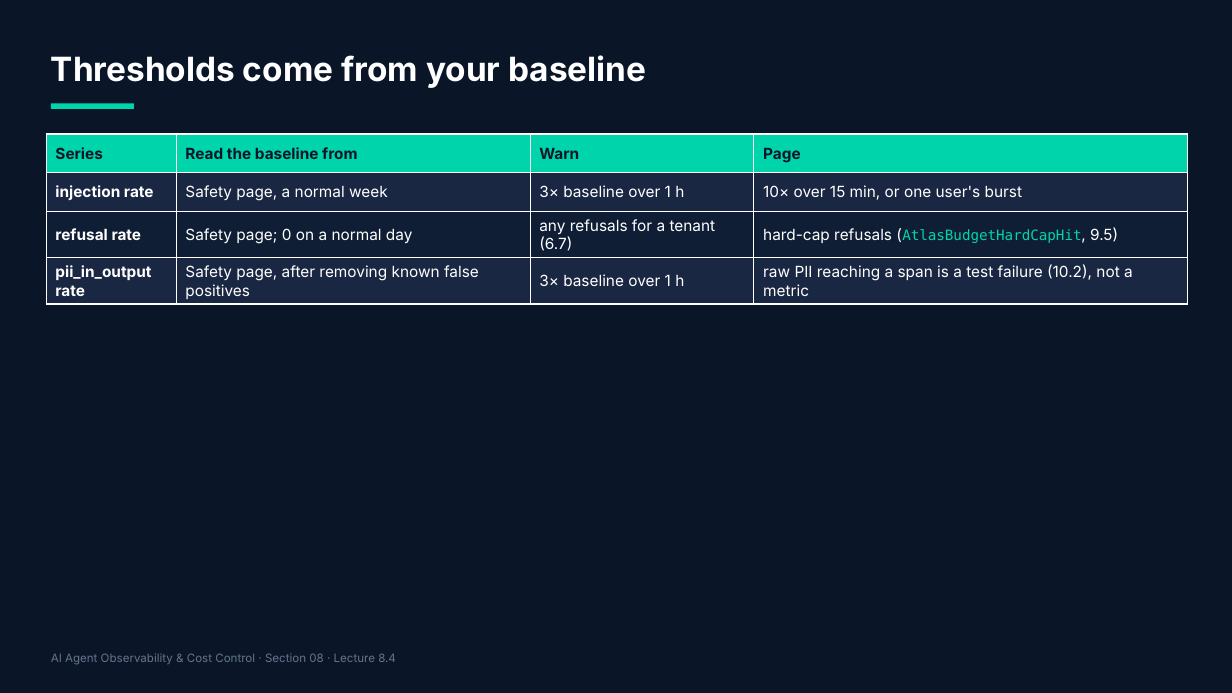
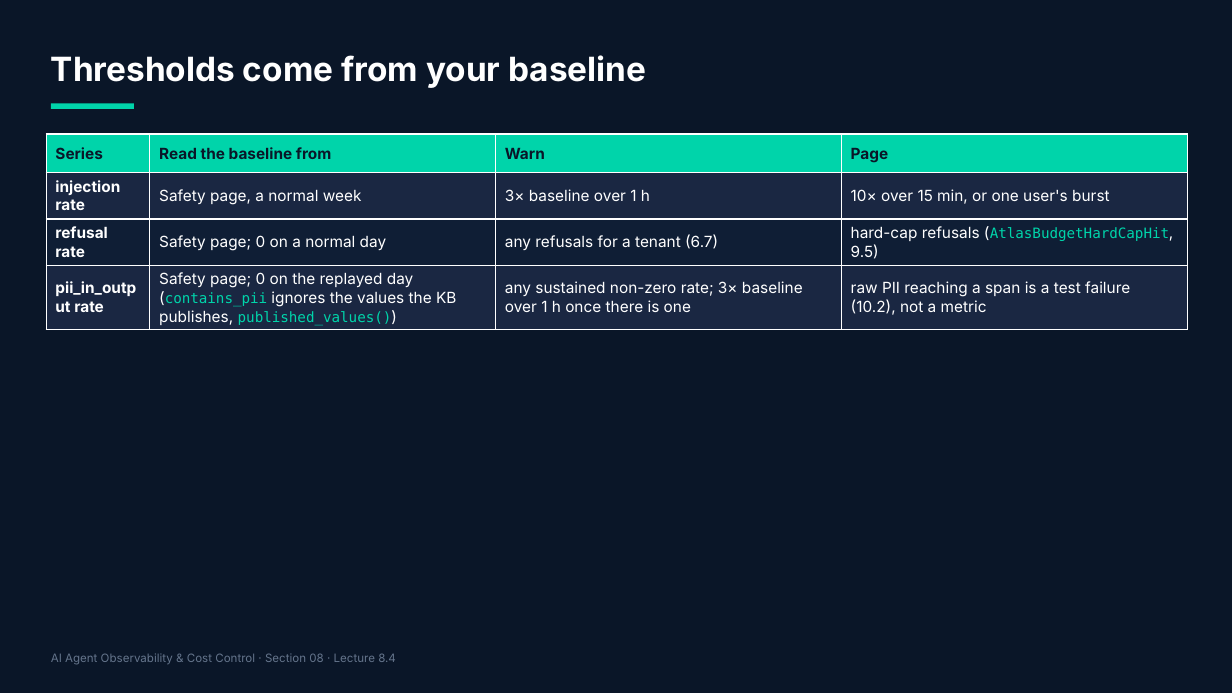
Before and after one commit to adithyagithub27/Course, a slide deck: slide 23 of agent-observability-course/10-graphics/slides/section-08.pptx. Drawn at 1232x693 pixels with LibreOffice and Linux fonts; fonts in the diff are those of the drawing. Boxes give left, top, right and bottom in pixels: in the first picture for what was removed or moved away, otherwise in the second. Text is boxed around its words. In the diff, an @@ line names an element or a change of style, - is before the commit and + after.

```diff
--- a/agent-observability-course/10-graphics/slides/section-08.pptx
+++ b/agent-observability-course/10-graphics/slides/section-08.pptx
@@ table at (x1=46, y1=134, x2=1187, y2=330) @@
-row 4, column 2: Safety page, after removing known false positives
+row 4, column 2: Safety page; 0 on the replayed day (contains_pii ignores the values the KB publishes, published_values())
-row 4, column 3: 3× baseline over 1 h
+row 4, column 3: any sustained non-zero rate; 3× baseline over 1 h once there is one
```
Also in this commit, not shown: 22 other files.
